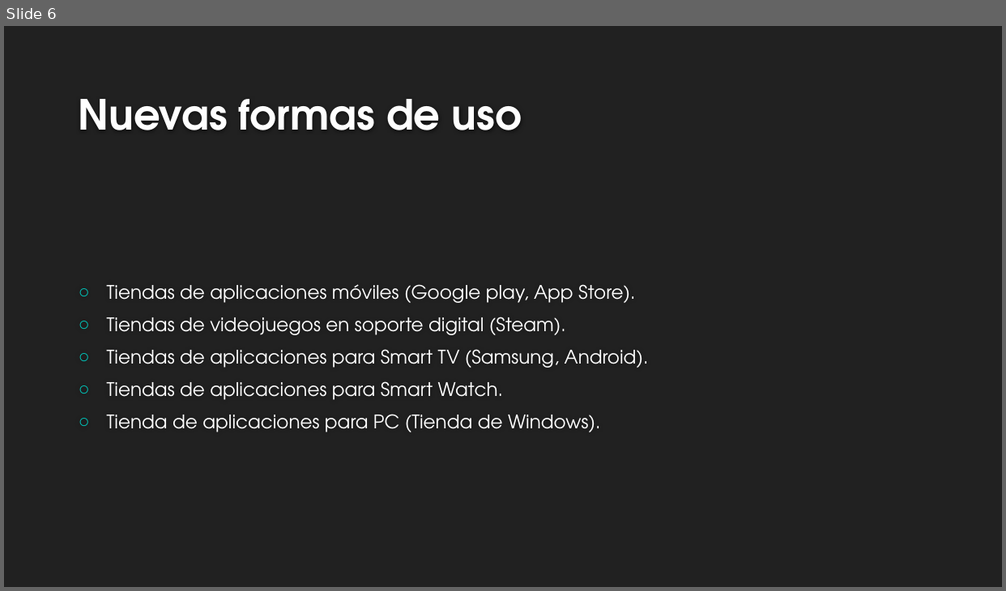
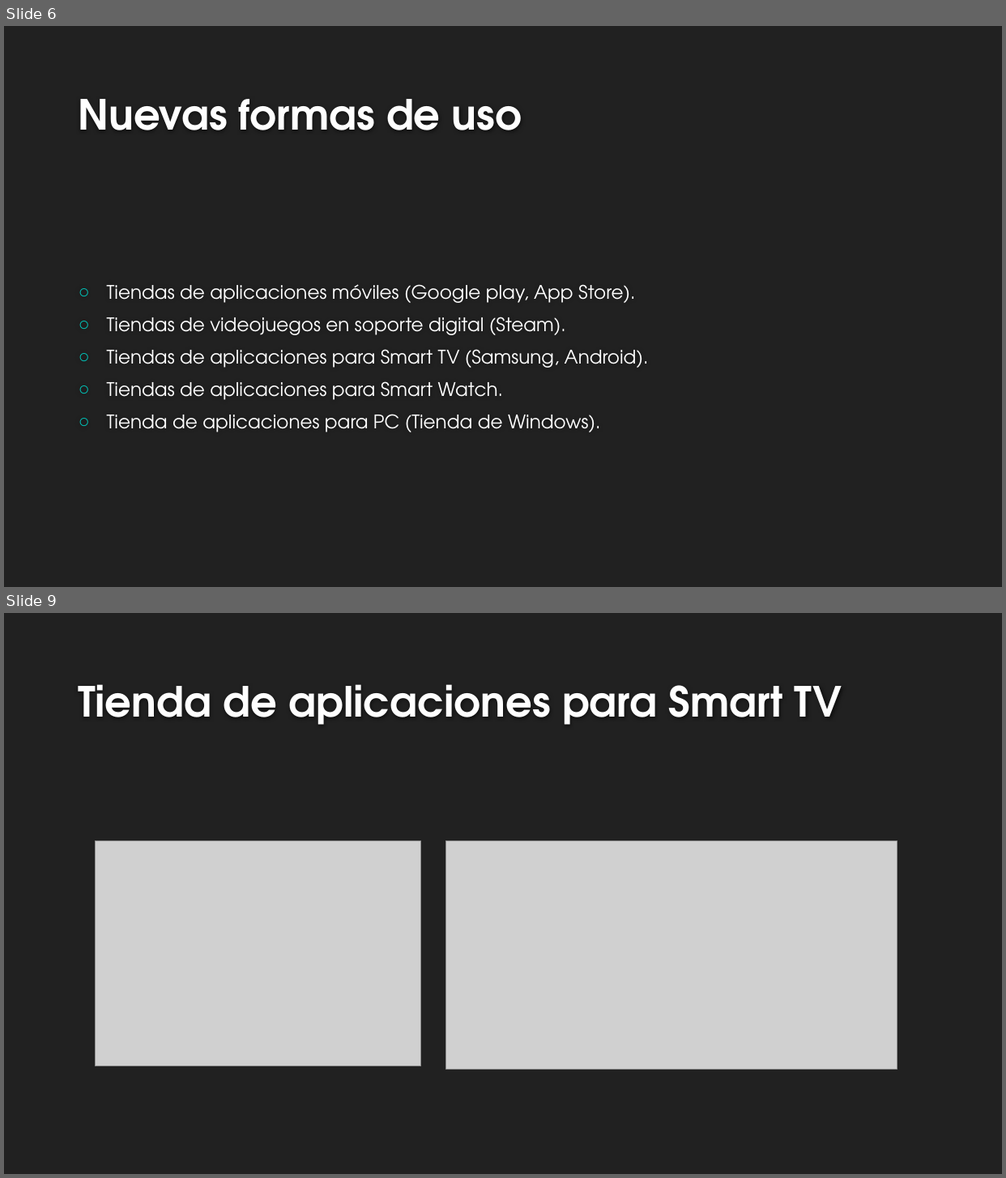
Before and after one commit to ABPMultimediaUA/SchoolApp, a slide deck: PM-TEMA 8 v1.pptx. Shown one above the other, each under a label of ours: slide 6 before the commit, slides 6 and 9 after it; the slides between them are not shown. The pictures are 1006x591 and 1006x1178 pixels, drawn with LibreOffice and Linux fonts; fonts in the diff are those of the drawing; grey boxes stand for pictures; background and template pictures are left out. Boxes give left, top, right and bottom in pixels: in the first picture for what was removed or moved away, otherwise in the second. Text is boxed around its words. In the diff, an @@ line names an element or a change of style, - is before the commit and + after.

```diff
--- a/PM-TEMA 8 v1.pptx
+++ b/PM-TEMA 8 v1.pptx
@@ slide 9 added at (4,613,1002,1174), background #212121 @@
@@ title added at (78,684,842,725), 40 pt, text #FEFEFE, bold @@
+Tienda de aplicaciones para Smart TV
@@ picture added at (96,841,422,1067) @@
@@ picture added at (446,841,898,1070) @@
```
Also in this commit, not shown: 1 slide changed, 3 other slides added.
